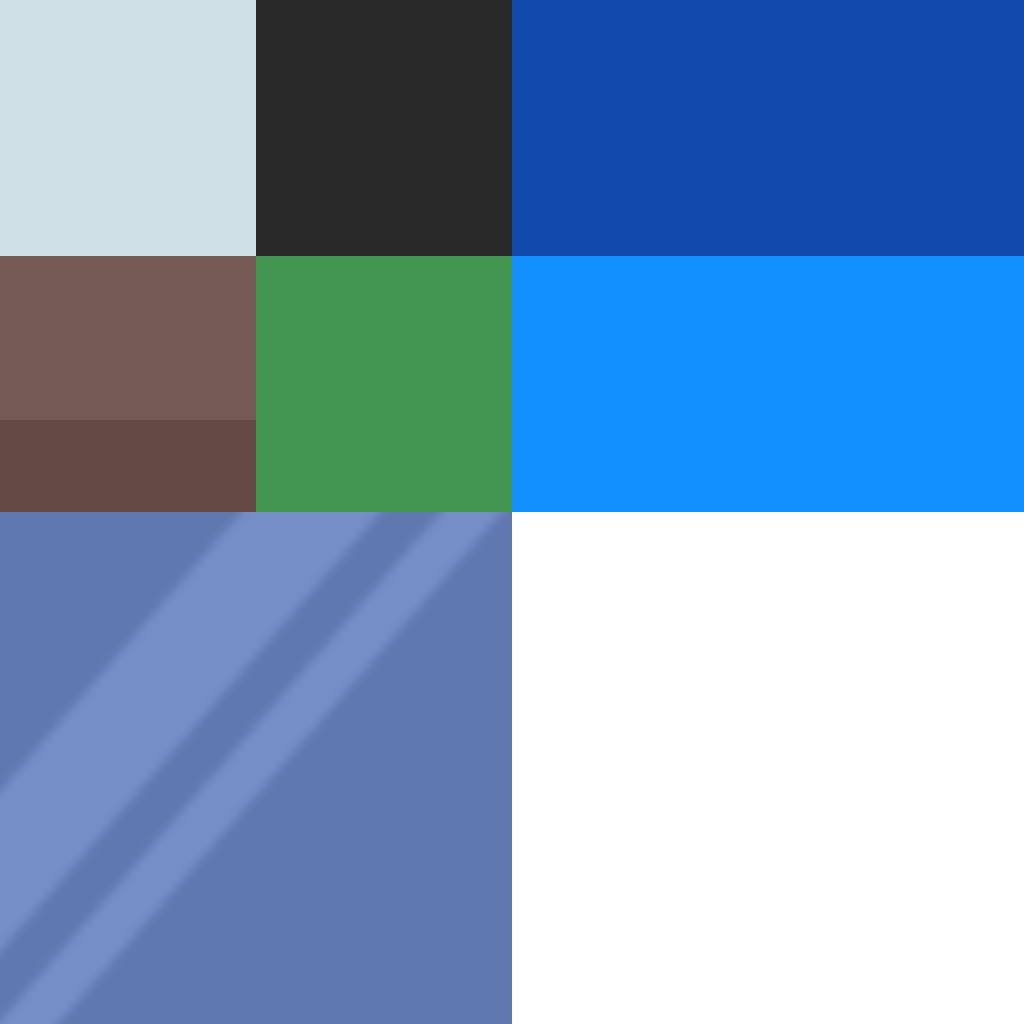
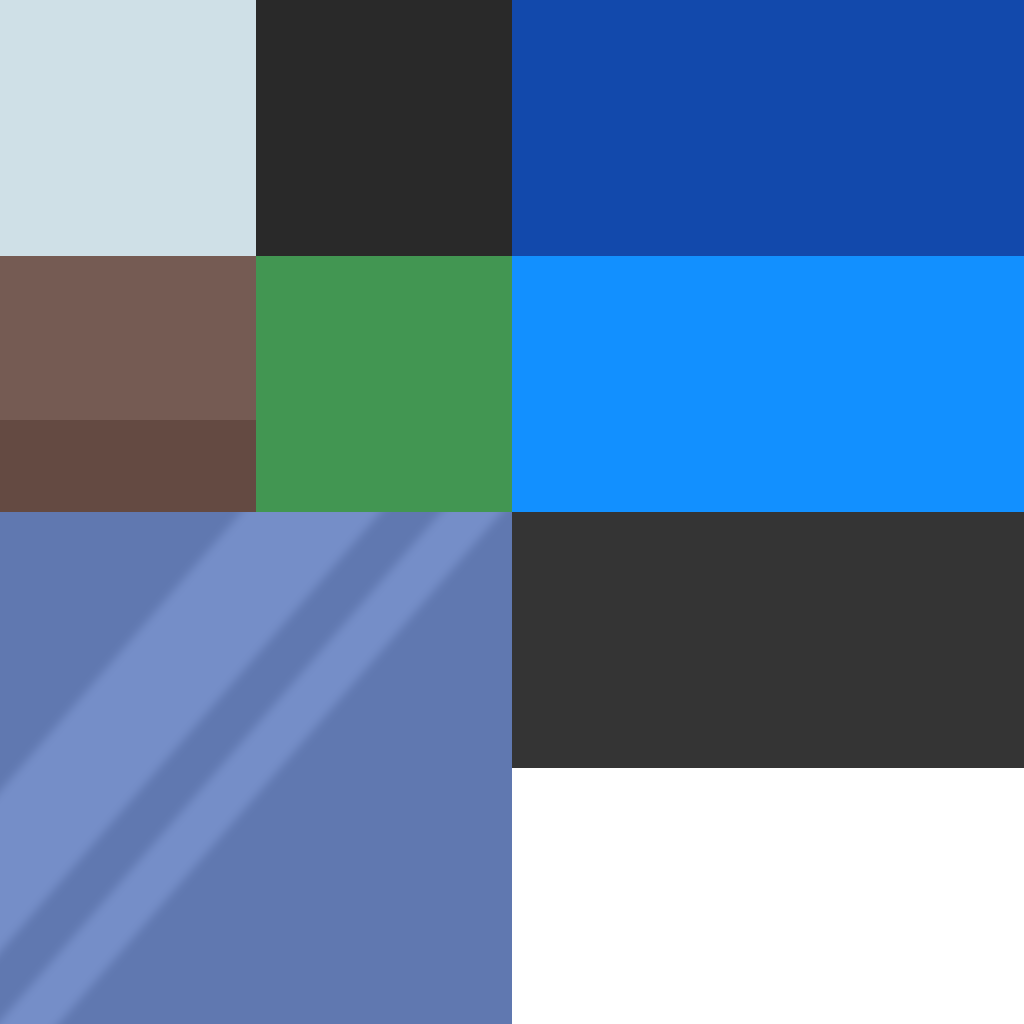
Layered file, before and after one edit (1024 x 1024). Changes by layer:
added layer "矩形 1 拷贝 2" above "矩形 1 拷贝" over box(512, 512, 1024, 768)